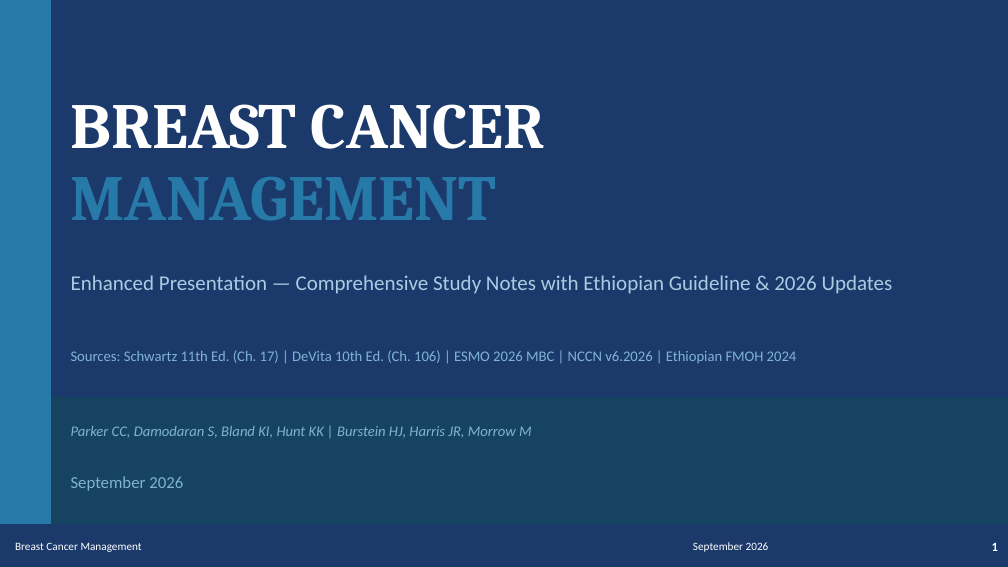
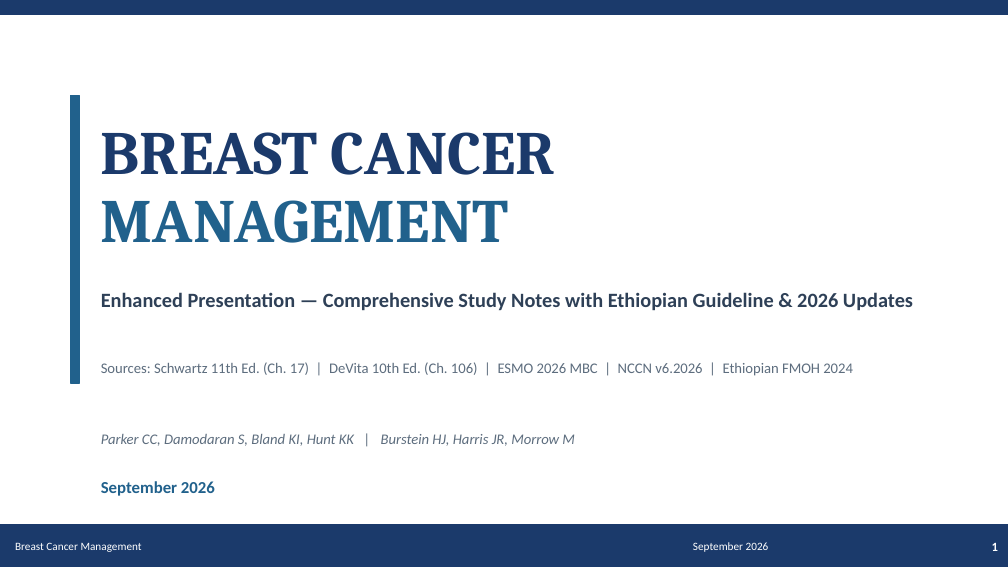
Before and after one commit to Muluamlak/Phone, a slide deck: slide 1 of BreastCancer_Management_Enhanced.pptx. Drawn at 1008x567 pixels with LibreOffice and Linux fonts; fonts in the diff are those of the drawing. Boxes give left, top, right and bottom in pixels: in the first picture for what was removed or moved away, otherwise in the second. Text is boxed around its words. In the diff, an @@ line names an element or a change of style, - is before the commit and + after.

```diff
--- a/BreastCancer_Management_Enhanced.pptx
+++ b/BreastCancer_Management_Enhanced.pptx
@@ rectangle: place and size @@
-rectangle at (0,0,1008,566)
+rectangle at (0,0,1008,14)
@@ rectangle removed at (0,0,50,566) @@
@@ text "BREAST CANCER": place and size @@
-text "BREAST CANCER" at (71,104,545,149)
+text "BREAST CANCER" at (101,132,555,175)
@@ text "BREAST CANCER" at (101,132,555,175): size 46 to 44 pt, text colour #FFFFFF to #1B3A6B @@
@@ rectangle added at (71,96,80,383), fill #21618C, outline #21618C 1 pt @@
@@ text "MANAGEMENT": place and size @@
-text "MANAGEMENT" at (71,177,497,220)
+text "MANAGEMENT" at (101,200,509,243)
@@ text "MANAGEMENT" at (101,200,509,243): size 46 to 44 pt, text colour #2779A7 to #21618C @@
@@ text "Enhanced Presentation — Comprehensive Study ...": place and size @@
-text "Enhanced Presentation — Comprehensive Study ..." at (71,275,893,294)
+text "Enhanced Presentation — Comprehensive Study ..." at (101,292,913,310)
@@ text "Enhanced Presentation — Comprehensive Study ..." at (101,292,913,310): size 15 to 14.5 pt, text colour #A9CCE3 to #2E4057, bold on @@
@@ text "Sources: Schwartz 11th Ed. (Ch. ..." at (101,362,853,376): text colour #7FB3D3 to #5D6D7E @@
@@ text "Sources: Schwartz 11th Ed. (Ch. ...": place and size @@
-text "Sources: Schwartz 11th Ed. (Ch. ..." at (71,350,797,363)
+text "Sources: Schwartz 11th Ed. (Ch. ..." at (101,362,853,376)
@@ text "Parker CC, Damodaran S, Bland ...": place and size @@
-text "Parker CC, Damodaran S, Bland ..." at (71,426,532,438)
+text "Parker CC, Damodaran S, Bland ..." at (101,434,575,446)
@@ text "Parker CC, Damodaran S, Bland ..." at (101,434,575,446): text colour #7FB3D3 to #5D6D7E @@
@@ text "September 2026": place and size @@
-text "September 2026" at (71,476,183,491)
+text "September 2026" at (101,481,215,496)
@@ text "September 2026" at (101,481,215,496): text colour #7FB3D3 to #21618C, bold on @@
@@ rectangle: place and size @@
-rectangle at (0,398,1008,567)
+rectangle at (0,555,1008,567)
@@ rectangle at (0,555,1008,567): fill #154360 to #21618C; outline #154360 1 pt to #21618C 1 pt @@
```
Also in this commit, not shown: 72 other slides changed, 21 slides added.
